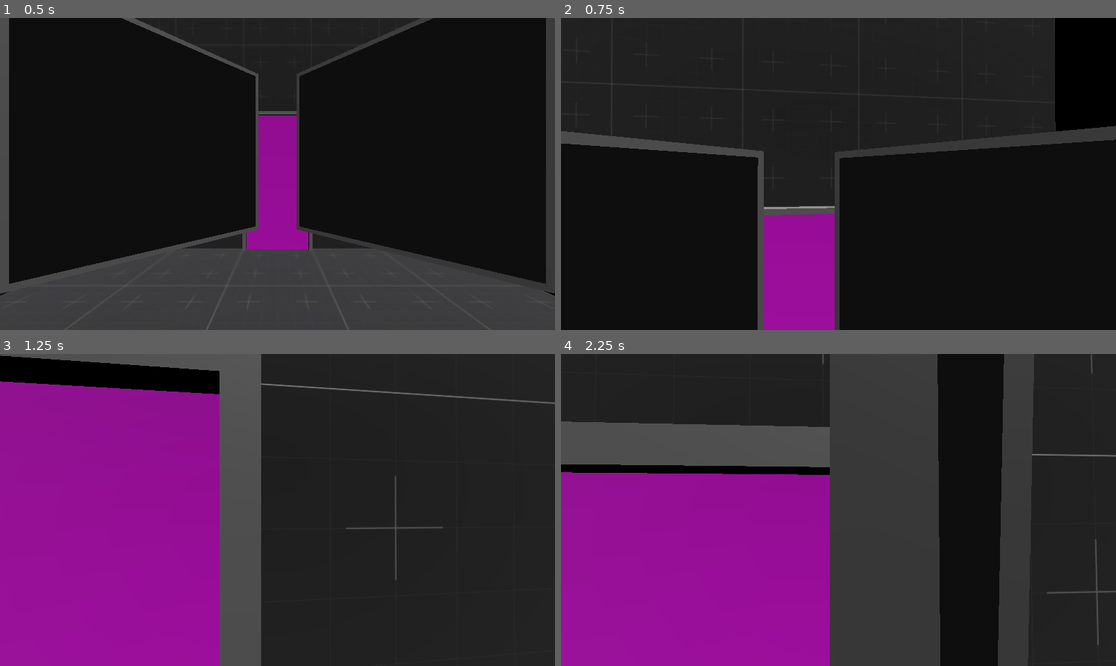
Above: before the commit, frames 1-4 (two rows, left to right).
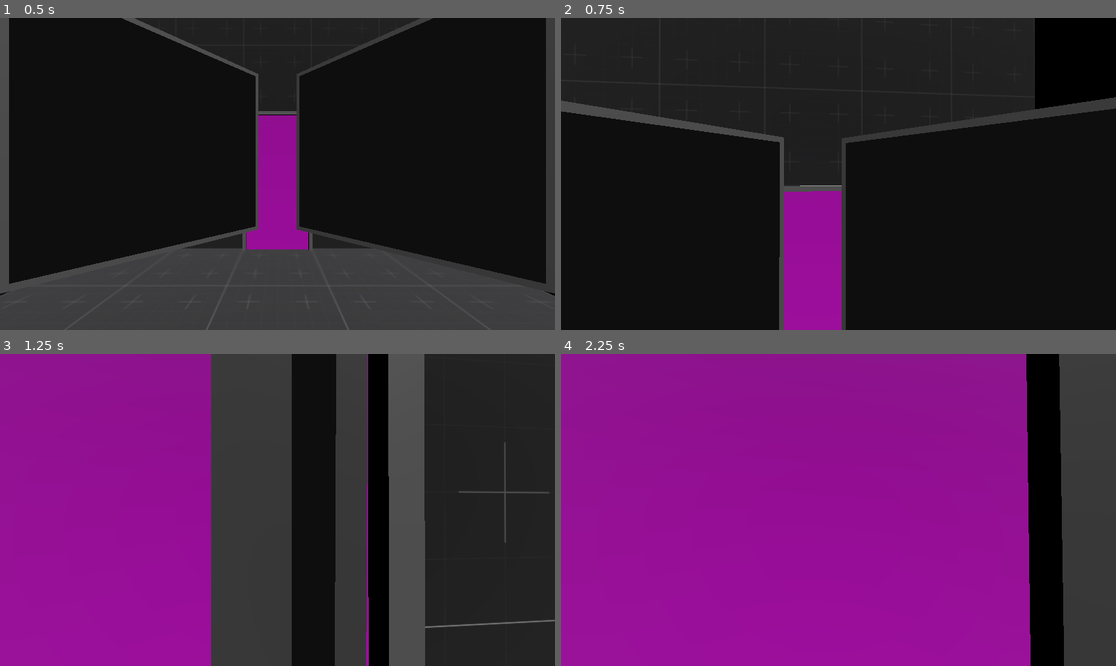
Above: after the commit, the same moments.

Repository: Wowe-Peanut/GetReal
Game: Godot game, scene res://test.tscn
The game is run twice, just before and just after one commit, with the same random seed, the same clock (stepped at 60 frames per second) and the same inputs.
Inputs (mouse positions are in pixels of both pictures, inside the frame that each line leads up to):
- Up to frame 1 (0.5 s): no input
- Up to frame 2 (0.75 s): tap Enter at 0.5 s; move the mouse to (866, 174) at 0.52 s; hold W (move_forward) from 0.53 s (still down); hold Space (jump) from 0.53 s (still down); click (866, 174) at 0.67 s
- Up to frame 3 (1.25 s): keep holding W (move_forward); keep holding Space (jump)
- Up to frame 4 (2.25 s): keep holding W (move_forward); move the mouse to (810, 510) at 1.27 s; release Space (jump) at 1.28 s; click (810, 510) at 1.35 s; tap Space (jump) at 1.52, 1.55, 1.82 s; move the mouse to (849, 503) at 2.02 s; hold Space (jump) from 2.03 s (still down); tap Backspace at 2.1 s

Frame 1 is identical in both runs. In frame 2, 10% of the frame differs, in the area x 0-100%, y 0-100%; in frame 3, 25%; in frame 4, 63%.

Commit message:
improved physically based objects

Diff:
--- a/camera.tscn
+++ b/camera.tscn
@@ -25,7 +25,7 @@
 
 [node name="Camera" type="RigidBody3D"]
 collision_layer = 8196
-collision_mask = 720903
+collision_mask = 196615
 inertia = Vector3(0.03, 0.03, 0.03)
 can_sleep = false
 script = ExtResource("1_vdyur")
@@ -39,9 +39,8 @@
 current = true
 far = 100.0
 
-[node name="Observer" parent="SubViewport/Camera3D" node_paths=PackedStringArray("camera", "self_collider") instance=ExtResource("2_pirh6")]
+[node name="Observer" parent="SubViewport/Camera3D" node_paths=PackedStringArray("camera") instance=ExtResource("2_pirh6")]
 camera = NodePath("..")
-self_collider = NodePath("")
 
 [node name="CollisionShape3D" type="CollisionShape3D" parent="SubViewport/Camera3D/Observer"]
 transform = Transform3D(1, 0, 0, 0, 1, 0, 0, 0, 1, 0.013, 0.008, 0)
--- a/hand.gd
+++ b/hand.gd
@@ -21,8 +21,6 @@
 	else:
 		var object = look_ray.get_collider()
 
-		print("object")
-
 		if object and object.is_in_group("holdable"):
 			object.pick_up(self)
 			object.connect("on_dropped", _on_dropped)
--- a/holdable_body.gd
+++ b/holdable_body.gd
@@ -2,16 +2,12 @@
 extends RigidBody3D
 
 @export var snap_velocity = 40.0
-@export var let_go_distance = 1.2
-
-var linear_spring_stiffness = 10000.0
-var linear_spring_damping = 800.0
-
-var angular_spring_stiffness = 1200.0
-var angular_spring_damping = 110.0
+@export var throw_velocity = 10.0
+@export var let_go_distance = 1.5
 
 
 var hand: Node3D
+var displacement: Vector3
 var distance: float
 
 
@@ -39,41 +35,41 @@
 
 
 func move_hold_and_collide(delta) -> void:
-
-
-
 	var hand_transform: Transform3D = hand.global_transform
 	var current_transform: Transform3D = global_transform
 
+	global_rotation = hand.global_rotation
+
 	# translational spring movement
-	var displacement = hand_transform.origin - current_transform.origin
-	var force = hookes_law(linear_spring_stiffness, displacement, linear_spring_damping, linear_velocity)
+	displacement = hand_transform.origin - current_transform.origin
+	#var force = hookes_law(linear_spring_stiffness, displacement, linear_spring_damping, linear_velocity)
 
-	apply_central_force(force * delta)
+	var velocity = displacement * displacement.length() * snap_velocity
 
-	# rotational spring movement (i don't understand basises)
-	var rotation_difference = hand_transform.basis * current_transform.basis.inverse()
-	var torque = hookes_law(angular_spring_stiffness, rotation_difference.get_euler(), angular_spring_damping, angular_velocity)
+	var collision = move_and_collide(velocity * delta, true)
+	if collision:
+		velocity = velocity.slide(collision.get_normal())
 
-	apply_torque(torque * delta)
+	move_and_collide(velocity * delta)
+
 
 	distance = displacement.length()
-
-
-func hookes_law(k: float, x: Vector3, damping: float, curr_velocity: Vector3):
-	return (k * x) - (damping * curr_velocity)
 
 
 func drop():
 	hand = null
 	collision_layer += 4 # re-add to pickable objects
 	gravity_scale = 1
+	apply_central_impulse(displacement * throw_velocity)
 	print("dropped")
 	emit_signal("on_dropped")
 
 
 func pick_up(pickup_hand):
 	hand = pickup_hand
+	if hand.global_position.distance_to(global_position) > let_go_distance:
+		drop()
+		return
 	collision_layer -= 4 # remove from pickable objects
 	gravity_scale = 0
 	print("picked up")
--- a/mirror.tscn
+++ b/mirror.tscn
@@ -12,7 +12,7 @@
 
 [node name="Mirror" type="RigidBody3D" groups=["mirror"]]
 collision_layer = 4100
-collision_mask = 196615
+collision_mask = 720903
 freeze = true
 script = ExtResource("1_23741")
 
--- a/player.tscn
+++ b/player.tscn
@@ -16,7 +16,10 @@
 collision_layer = 524288
 collision_mask = 11
 script = ExtResource("1_16goh")
-camera_sens = 10.0
+speed = 5.0
+acceleration = 80.0
+jump_height = 1.2
+camera_sens = 8.0
 
 [node name="PlayerCam" type="Camera3D" parent="."]
 transform = Transform3D(1, 0, 0, 0, 1, 0, 0, 0, 1, 0, 1.1, 0)
@@ -30,7 +33,7 @@
 
 [node name="LookRay" type="RayCast3D" parent="PlayerCam"]
 exclude_parent = false
-target_position = Vector3(0, 0, -3)
+target_position = Vector3(0, 0, -2)
 collision_mask = 4
 
 [node name="RightHand" type="Node3D" parent="PlayerCam"]
--- a/project.godot
+++ b/project.godot
@@ -18,6 +18,10 @@
 [autoload]
 
 MirrorController="*res://mirror_controller.gd"
+
+[display]
+
+window/size/mode=3
 
 [editor_plugins]
 
